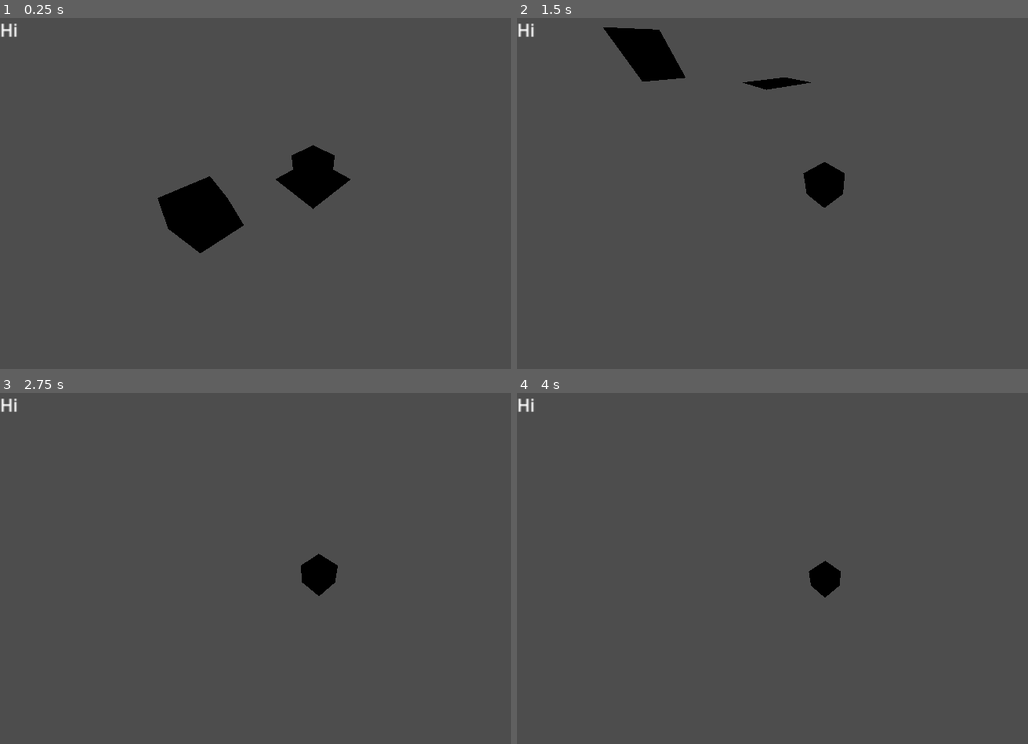
Above: before the commit, frames 1-4 (two rows, left to right).
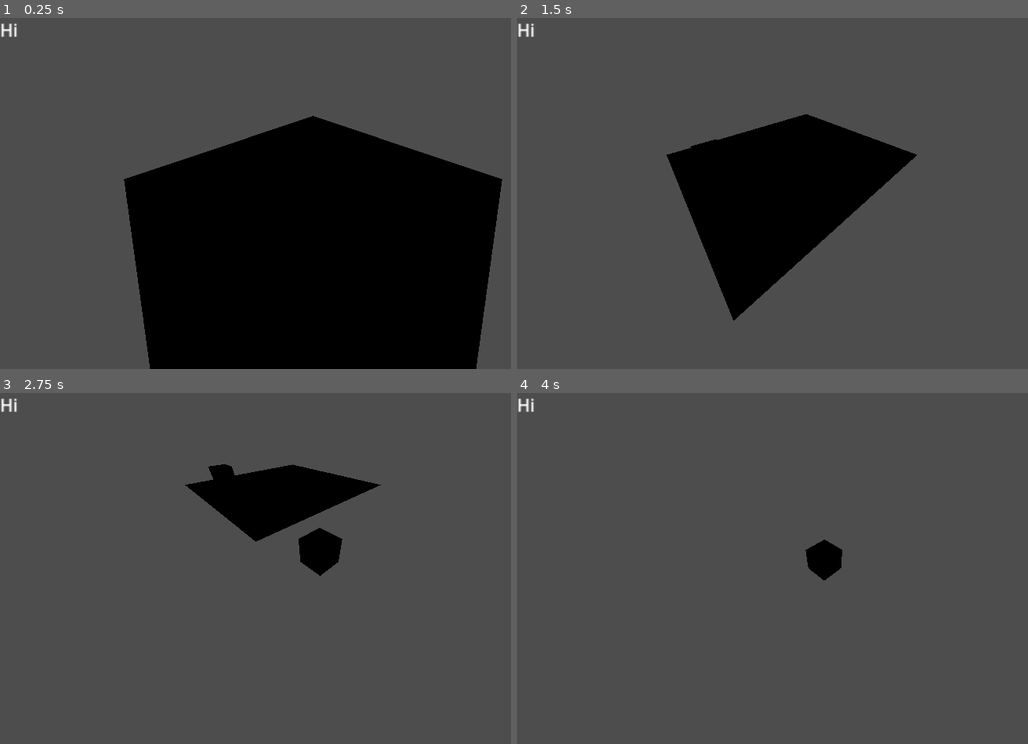
Above: after the commit, the same moments.

Repository: eigenstuffs/ld54
Game: Godot game, scene res://Dog/test.tscn
The game is run twice, just before and just after one commit, with the same random seed, the same clock (stepped at 60 frames per second) and the same inputs. This scene is started directly instead of the project's main scene.
Inputs:
- Up to frame 1 (0.25 s): no input
- Up to frame 2 (1.5 s): tap Enter (ui_accept) at 0.5, 0.6, 0.77, 1.07, 1.35 s; hold Right (ui_right) 0.53-1.28 s; hold Down (ui_down) from 1.28 s (still down)
- Up to frame 3 (2.75 s): tap Enter (ui_accept) at 1.52, 1.82, 2.1 s; release Down (ui_down) at 2.03 s; hold Right (ui_right) from 2.03 s (still down)
- Up to frame 4 (4 s): release Right (ui_right) at 2.78 s; hold Up (ui_up) 2.78-3.53 s; tap Enter (ui_accept) at 2.85, 3.02, 3.32, 3.6, 3.77 s; hold Left (ui_left) from 3.53 s (still down)

The runs differ from the first frame. In frame 1, 40% of the frame differs, in the area x 24-99%, y 27-100%; in frame 2, 15%; in frame 3, 5.4%; in frame 4, 0.7%.

Commit message:
dog

Diff:
--- a/Dog/Dog.gd
+++ b/Dog/Dog.gd
@@ -9,8 +9,6 @@
 func _physics_process(delta):
 	if not is_on_floor():
 		velocity.y -= gravity * delta
-#	if Input.is_action_just_pressed("ui_accept") and is_on_floor():
-#		velocity.y = JUMP_VELOCITY
 	var input_dir = Input.get_vector("ui_left", "ui_right", "ui_up", "ui_down")
 	var direction = (transform.basis * Vector3(input_dir.x, 0, input_dir.y)).normalized()
 	if direction:
--- a/Dog/test.tscn
+++ b/Dog/test.tscn
@@ -6,9 +6,10 @@
 [ext_resource type="PackedScene" uid="uid://xar8o88nibr8" path="res://Sheep/Sheep.tscn" id="4_npehv"]
 
 [sub_resource type="PlaneMesh" id="PlaneMesh_1c1tg"]
+size = Vector2(10, 10)
 
 [sub_resource type="BoxShape3D" id="BoxShape3D_e6e8u"]
-size = Vector3(2, 1, 2)
+size = Vector3(10, 1, 10)
 
 [node name="test" type="Node3D"]
 
